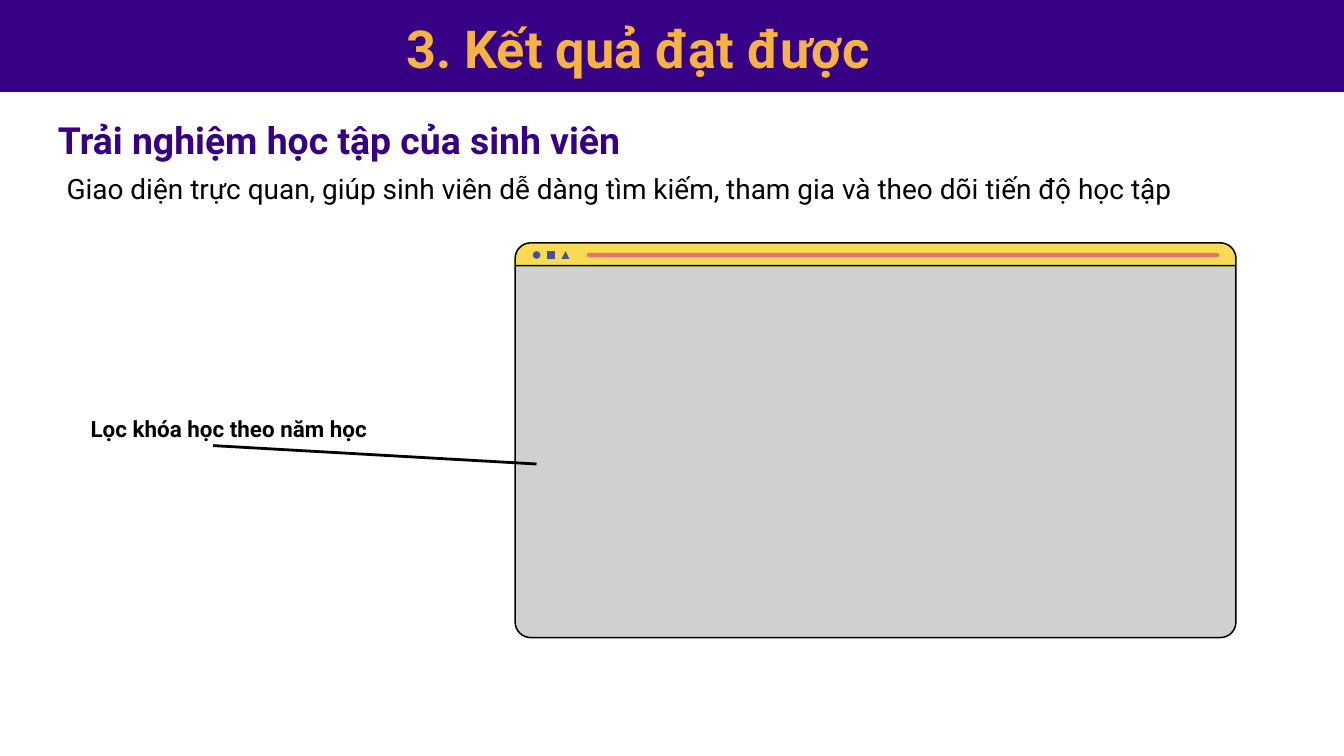
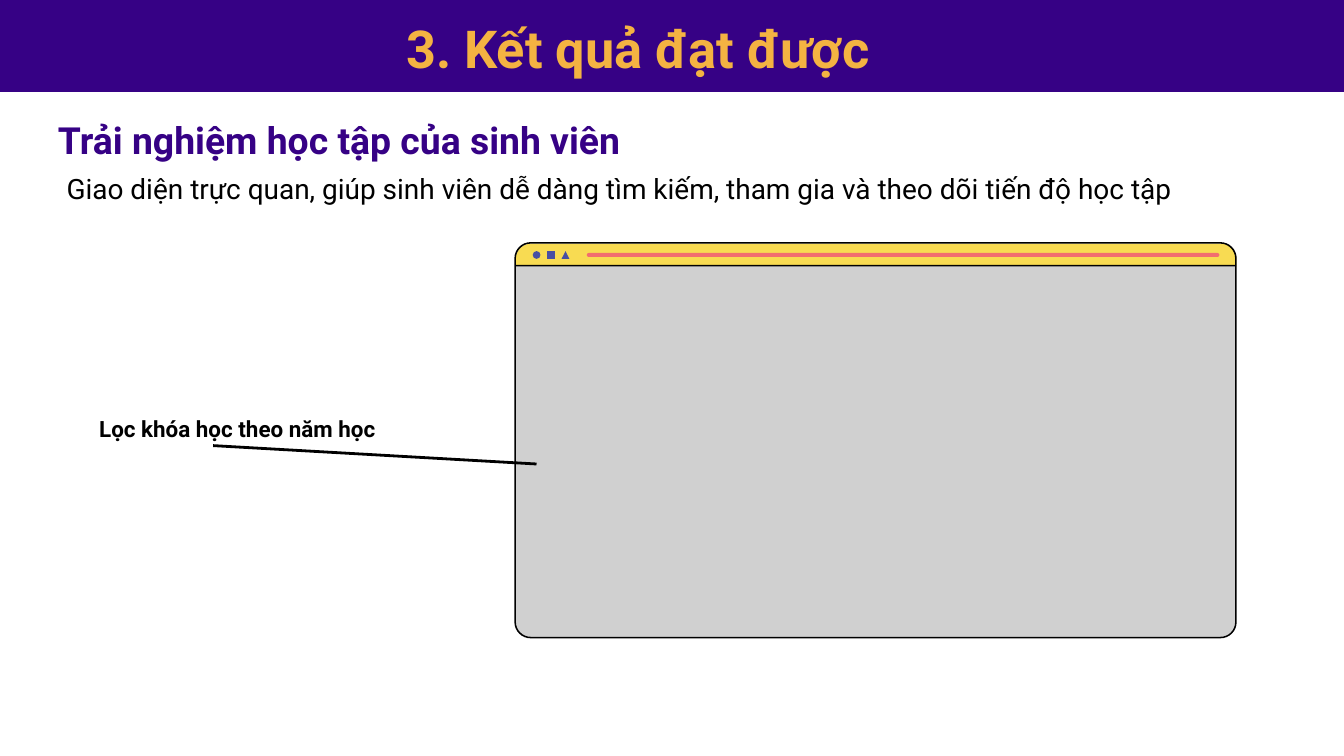
Before and after one commit to Huyle205/csn-da23ttc-letuanhuy-webhoctap-reactjs, a slide deck: slide 8 of thesis/abs/Bao cao thuyet trinh.pptx. Drawn at 1344x756 pixels with LibreOffice and Linux fonts; fonts in the diff are those of the drawing; grey boxes stand for pictures. Boxes give left, top, right and bottom in pixels: in the first picture for what was removed or moved away, otherwise in the second. Text is boxed around its words. In the diff, an @@ line names an element or a change of style, - is before the commit and + after.

```diff
--- a/thesis/abs/Bao cao thuyet trinh.pptx
+++ b/thesis/abs/Bao cao thuyet trinh.pptx
@@ text "Lọc khóa học theo năm ...": place and size @@
-text "Lọc khóa học theo năm ..." at <box>91,420,367,441</box>
+text "Lọc khóa học theo năm ..." at <box>99,420,375,441</box>
```
Also in this commit, not shown: 12 other slides changed.
